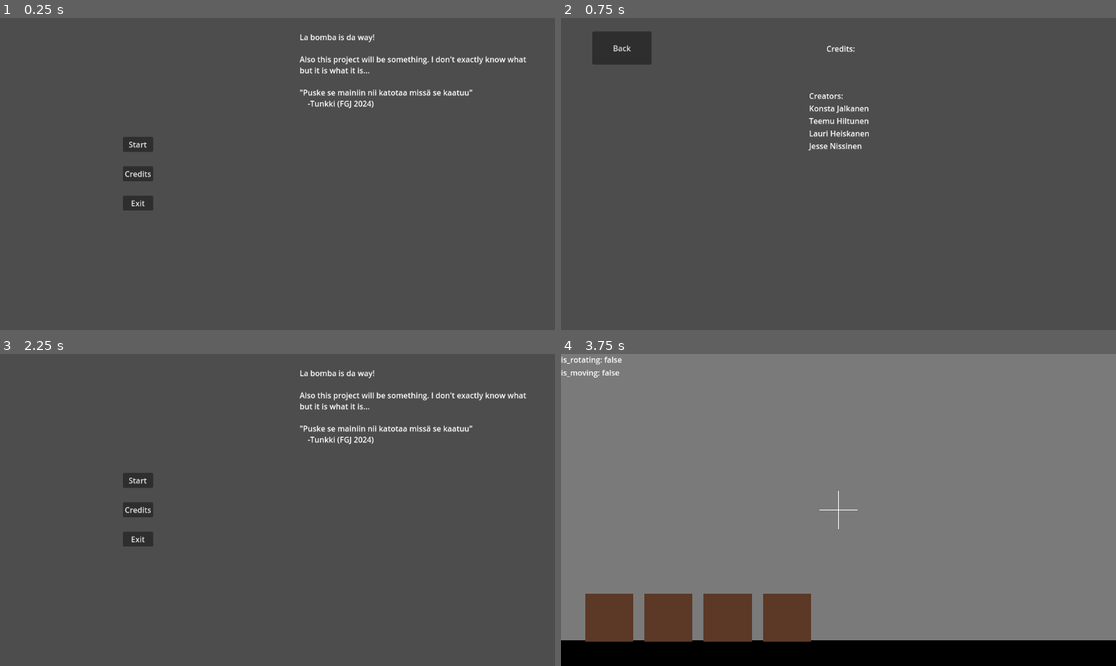
Above: before the commit, frames 1-4 (two rows, left to right).
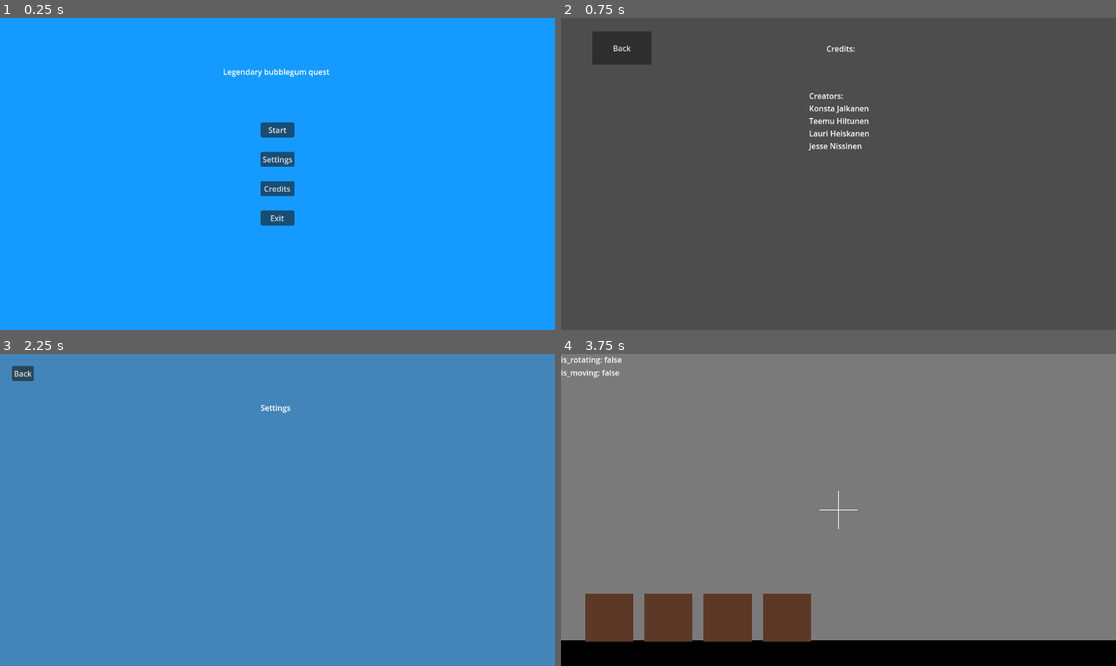
Above: after the commit, the same moments.

Repository: Lauri-Heiskanen/fgj_2025-quest-for-the-legendary-bubble-gum
Game: Godot game, scene res://scenet/MainMenu.tscn
Same seed, same stepped clock (60 frames per second), same inputs: the game is played once before the commit and once after it.
Inputs (mouse positions are in pixels of both pictures, inside the frame that each line leads up to):
- Up to frame 1 (0.25 s): no input
- Up to frame 2 (0.75 s): click "Credits" at 0.5 s
- Up to frame 3 (2.25 s): click "Back" at 1.25 s; click (277, 494) at 2 s, where only the run after the commit has a clickable "Settings"
- Up to frame 4 (3.75 s): click (583, 372) at 2.75 s, where only the run after the commit has a clickable "Back"; click "Start" at 3.5 s

The runs differ from the first frame. In frame 1, 100% of the frame differs, in the area x 0-100%, y 0-100%; in frame 2, nothing differs; in frame 3, 100%; in frame 4, nothing differs.

Commit message:
ui stuff and settings

Diff:
--- a/meshlib/meshlib.tres
+++ b/meshlib/meshlib.tres
@@ -43,12 +43,7 @@
 blend_shape_mode = 0
 shadow_mesh = SubResource("ArrayMesh_4q4uq")
 
-
-[sub_resource type="Image" id="Image_nefxw"]
-
-[sub_resource type="Image" id="Image_sdsyx"]
-[sub_resource type="Image" id="Image_31dvh"]
-
+[sub_resource type="Image" id="Image_1cgnf"]
 data = {
 "data": PackedByteArray("AAAAAAAAAAAAAAAAAAAAAAAAAAAAAAAAAAAAAAAAAAAAAAAAAAAAAAAAAAAAAAAAAAAAAAAAAAAAAAAAAAAAAAAAAAAAAA …(21757 unchanged characters)…
 "format": "RGBA8",
@@ -58,10 +53,7 @@
 }
 
 [sub_resource type="ImageTexture" id="ImageTexture_bee5q"]
-
-image = SubResource("Image_nefxw")
-image = SubResource("Image_sdsyx")
-image = SubResource("Image_31dvh")
+image = SubResource("Image_1cgnf")
 
 [sub_resource type="ConcavePolygonShape3D" id="ConcavePolygonShape3D_stq1x"]
 data = PackedVector3Array(2, -0.1, 2, -2, 0.09, 2, 2, 0.09, 2, 2, -0.1, 2, -2, -0.1, 2, -2, 0.09, 2, -2, -0.1, 2, -2, 0 …(2072 unchanged characters)…
--- a/scenet/MainMenu.tscn
+++ b/scenet/MainMenu.tscn
@@ -1,8 +1,6 @@
-[gd_scene load_steps=3 format=3 uid="uid://dnwnj8c70h3cr"]
+[gd_scene load_steps=2 format=3 uid="uid://dnwnj8c70h3cr"]
 
 [ext_resource type="Script" path="res://scripts/main_menu.gd" id="1_4jcg3"]
-
-[sub_resource type="ImageTexture" id="ImageTexture_rjiyi"]
 
 [node name="MainMenu" type="Control"]
 layout_mode = 3
@@ -13,74 +11,54 @@
 grow_vertical = 2
 script = ExtResource("1_4jcg3")
 
-[node name="TextureRect" type="TextureRect" parent="."]
-layout_mode = 0
-offset_right = 40.0
-offset_bottom = 40.0
-texture = SubResource("ImageTexture_rjiyi")
-
-[node name="HBoxContainer" type="HBoxContainer" parent="."]
+[node name="ColorRect" type="ColorRect" parent="."]
 layout_mode = 1
 anchors_preset = 15
 anchor_right = 1.0
 anchor_bottom = 1.0
 grow_horizontal = 2
 grow_vertical = 2
+color = Color(0.0830862, 0.605865, 1, 1)
 
-[node name="CenterContainer" type="CenterContainer" parent="HBoxContainer"]
+[node name="CenterContainer" type="CenterContainer" parent="."]
 layout_mode = 2
+offset_right = 1152.0
+offset_bottom = 648.0
 size_flags_horizontal = 3
 
-[node name="Buttons" type="VBoxContainer" parent="HBoxContainer/CenterContainer"]
+[node name="Buttons" type="VBoxContainer" parent="CenterContainer"]
 layout_mode = 2
 theme_override_constants/separation = 30
 
-[node name="Start" type="Button" parent="HBoxContainer/CenterContainer/Buttons"]
+[node name="Start" type="Button" parent="CenterContainer/Buttons"]
 layout_mode = 2
 text = "Start"
 
-[node name="Credits" type="Button" parent="HBoxContainer/CenterContainer/Buttons"]
+[node name="Settings" type="Button" parent="CenterContainer/Buttons"]
+layout_mode = 2
+text = "Settings"
+
+[node name="Credits" type="Button" parent="CenterContainer/Buttons"]
 layout_mode = 2
 text = "Credits"
 
-[node name="Exit" type="Button" parent="HBoxContainer/CenterContainer/Buttons"]
+[node name="Exit" type="Button" parent="CenterContainer/Buttons"]
 layout_mode = 2
 text = "Exit"
 
-[node name="MarginContainer" type="MarginContainer" parent="HBoxContainer"]
-layout_mode = 2
-size_flags_horizontal = 3
+[node name="RichTextLabel" type="RichTextLabel" parent="."]
+layout_mode = 1
+anchors_preset = 5
+anchor_left = 0.5
+anchor_right = 0.5
+offset_left = -113.0
+offset_top = 100.0
+offset_right = 113.0
+offset_bottom = 140.0
+grow_horizontal = 2
+text = "Legendary bubblegum quest"
 
-[node name="CenterContainer2" type="CenterContainer" parent="HBoxContainer/MarginContainer"]
-layout_mode = 2
-size_flags_horizontal = 3
-
-[node name="Panel" type="Panel" parent="HBoxContainer/MarginContainer/CenterContainer2"]
-layout_mode = 2
-size_flags_horizontal = 3
-
-[node name="RichTextLabel" type="RichTextLabel" parent="HBoxContainer/MarginContainer/CenterContainer2/Panel"]
-layout_mode = 1
-anchors_preset = 8
-anchor_left = 0.5
-anchor_top = 0.5
-anchor_right = 0.5
-anchor_bottom = 0.5
-offset_left = -243.5
-offset_top = -296.0
-offset_right = 243.5
-offset_bottom = 296.0
-grow_horizontal = 2
-grow_vertical = 2
-text = "La bomba is da way!
-
-Also this project will be something. I don't exactly know what but it is what it is...
-
-\"Puske se mainiin nii katotaa missä se kaatuu\"
-	-Tunkki (FGJ 2024)
-
-"
-
-[connection signal="pressed" from="HBoxContainer/CenterContainer/Buttons/Start" to="." method="_on_start_pressed"]
-[connection signal="pressed" from="HBoxContainer/CenterContainer/Buttons/Credits" to="." method="_on_credits_pressed"]
-[connection signal="pressed" from="HBoxContainer/CenterContainer/Buttons/Exit" to="." method="_on_exit_pressed"]
+[connection signal="pressed" from="CenterContainer/Buttons/Start" to="." method="_on_start_pressed"]
+[connection signal="pressed" from="CenterContainer/Buttons/Settings" to="." method="_on_settings_pressed"]
+[connection signal="pressed" from="CenterContainer/Buttons/Credits" to="." method="_on_credits_pressed"]
+[connection signal="pressed" from="CenterContainer/Buttons/Exit" to="." method="_on_exit_pressed"]
--- a/scenet/grid_test_welt.tscn
+++ b/scenet/grid_test_welt.tscn
@@ -48,10 +48,11 @@
 [node name="Player" parent="." instance=ExtResource("2_rm1hk")]
 transform = Transform3D(1, 0, 0, 0, 1, 0, 0, 0, 1, 2, 2.7, -2)
 
-[connection signal="send_item" from="Btn1" to="." method="_receive_item"]
-[connection signal="send_button_state" from="Btn2" to="." method="_receive_state"]
 [node name="interactive_lever_3d" parent="." instance=ExtResource("4_i1mpc")]
 transform = Transform3D(-4.37114e-08, 0, -1, 0, 1, 0, 1, 0, -4.37114e-08, 3.75195, 3.67832, -1.45592)
 
 [node name="interactive_valve_3d" parent="." instance=ExtResource("5_hkmth")]
 transform = Transform3D(-4.37114e-08, 0, -1, 0, 1, 0, 1, 0, -4.37114e-08, 3.70484, 4.46263, -2.27741)
+
+[connection signal="send_item" from="Btn1" to="." method="_receive_item"]
+[connection signal="send_button_state" from="Btn2" to="." method="_receive_state"]
--- /dev/null
+++ b/scenet/settings.tscn
@@ -0,0 +1,43 @@
+[gd_scene load_steps=2 format=3 uid="uid://c5dgy2qfb3amt"]
+
+[ext_resource type="Script" path="res://scripts/settings.gd" id="1_hpfgh"]
+
+[node name="Settings" type="Control"]
+layout_mode = 3
+anchors_preset = 15
+anchor_right = 1.0
+anchor_bottom = 1.0
+grow_horizontal = 2
+grow_vertical = 2
+script = ExtResource("1_hpfgh")
+
+[node name="ColorRect" type="ColorRect" parent="."]
+layout_mode = 1
+anchors_preset = 15
+anchor_right = 1.0
+anchor_bottom = 1.0
+grow_horizontal = 2
+grow_vertical = 2
+color = Color(0.262537, 0.521981, 0.72178, 1)
+
+[node name="RichTextLabel" type="RichTextLabel" parent="."]
+layout_mode = 1
+anchors_preset = 5
+anchor_left = 0.5
+anchor_right = 0.5
+offset_left = -35.0
+offset_top = 100.0
+offset_right = 35.0
+offset_bottom = 126.0
+grow_horizontal = 2
+text = "Settings"
+
+[node name="Button" type="Button" parent="."]
+layout_mode = 0
+offset_left = 25.0
+offset_top = 25.0
+offset_right = 70.0
+offset_bottom = 56.0
+text = "Back"
+
+[connection signal="pressed" from="Button" to="." method="_on_button_pressed"]
--- a/scripts/main_menu.gd
+++ b/scripts/main_menu.gd
@@ -2,6 +2,7 @@
 
 
 signal btn_start()
+signal btn_settings()
 signal btn_credits()
 signal btn_exit()
 
@@ -27,3 +28,7 @@
 
 func _on_exit_pressed() -> void:
 	get_tree().quit()
+
+
+func _on_settings_pressed() -> void:
+	get_tree().change_scene_to_file("res://scenet/settings.tscn")
--- /dev/null
+++ b/scripts/settings.gd
@@ -0,0 +1,14 @@
+extends Control
+
+
+# Called when the node enters the scene tree for the first time.
+func _ready() -> void:
+	pass # Replace with function body.
+
+
+# Called every frame. 'delta' is the elapsed time since the previous frame.
+func _process(delta: float) -> void:
+	pass
+
+func _on_button_pressed() -> void:
+	get_tree().change_scene_to_file("res://scenet/MainMenu.tscn")
Not shown: 1 places in scenet/grid_test_welt.tscn that only renumber resources
